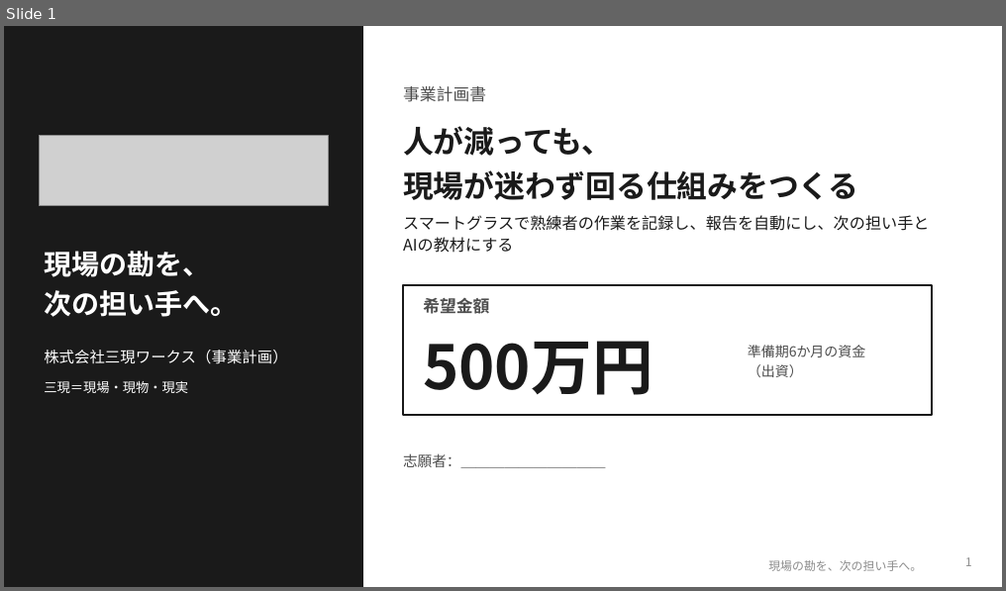
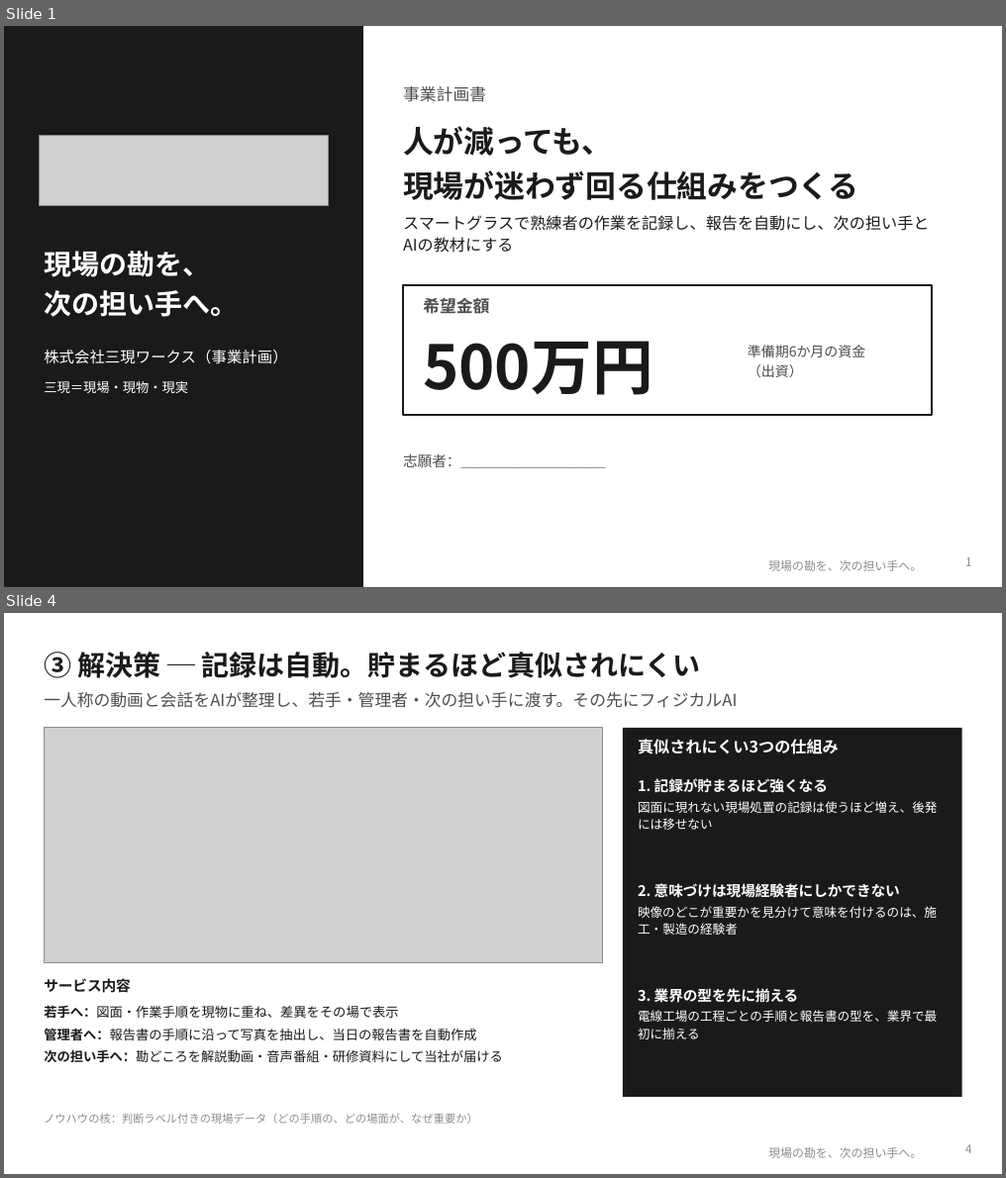
Before and after one commit to SEITOSHIKI/-ai-commute-audio-, a slide deck: deck/令和の虎_事業計画書_三現ワークス.pptx. Shown one above the other, each under a label of ours: slide 1 before the commit, slides 1 and 4 after it; the slides between them are not shown. The pictures are 1006x591 and 1006x1178 pixels, drawn with LibreOffice and Linux fonts; fonts in the diff are those of the drawing; grey boxes stand for pictures; background and template pictures are left out. Boxes give left, top, right and bottom in pixels: in the first picture for what was removed or moved away, otherwise in the second. Text is boxed around its words. In the diff, an @@ line names an element or a change of style, - is before the commit and + after.

```diff
--- a/deck/令和の虎_事業計画書_三現ワークス.pptx
+++ b/deck/令和の虎_事業計画書_三現ワークス.pptx
@@ slide 4 added at (x1=4, y1=613, x2=1002, y2=1174), background #FFFFFF; not listed: 1 template element that a slide beside it also shows @@
@@ text added at (x1=44, y1=652, x2=701, y2=678), 20 pt, text #1A1A1A, bold @@
+③ 解決策 ─ 記録は自動。貯まるほど真似されにくい
@@ text added at (x1=44, y1=692, x2=737, y2=708), 12 pt, text #4D4D4D @@
+一人称の動画と会話をAIが整理し、若手・管理者・次の担い手に渡す。その先にフィジカルAI
@@ picture added at (x1=44, y1=728, x2=603, y2=963) @@
@@ rectangle added at (x1=623, y1=728, x2=962, y2=1097), fill #1A1A1A @@
@@ text added at (x1=638, y1=739, x2=839, y2=755), 11.5 pt, text #FFFFFF, bold @@
+真似されにくい3つの仕組み
@@ text added at (x1=638, y1=778, x2=937, y2=830), 9 pt, text #FFFFFF @@
+1. 記録が貯まるほど強くなる
+図面に現れない現場処置の記録は使うほど増え、後発には移せない
@@ text added at (x1=638, y1=883, x2=937, y2=935), 9 pt, text #FFFFFF @@
+2. 意味づけは現場経験者にしかできない
+映像のどこが重要かを見分けて意味を付けるのは、施工・製造の経験者
@@ text added at (x1=44, y1=978, x2=131, y2=993), 10.5 pt, text #1A1A1A, bold @@
+サービス内容
@@ text added at (x1=638, y1=988, x2=937, y2=1040), 9 pt, text #FFFFFF @@
+3. 業界の型を先に揃える
+電線工場の工程ごとの手順と報告書の型を、業界で最初に揃える
@@ text added at (x1=44, y1=1005, x2=503, y2=1062), 9.5 pt, text #1A1A1A @@
+若手へ：図面・作業手順を現物に重ね、差異をその場で表示
+管理者へ：報告書の手順に沿って写真を抽出し、当日の報告書を自動作成
+次の担い手へ：勘どころを解説動画・音声番組・研修資料にして当社が届ける
@@ text added at (x1=44, y1=1113, x2=478, y2=1124), 8 pt, text #8C8C8C @@
+ノウハウの核：判断ラベル付きの現場データ（どの手順の、どの場面が、なぜ重要か）
@@ page number added at (x1=965, y1=1145, x2=972, y2=1154), 8.5 pt, text #8C8C8C @@
+4
```
Also in this commit, not shown: 5 slides changed, 5 other slides added, 3 slides removed, 4 other files.
